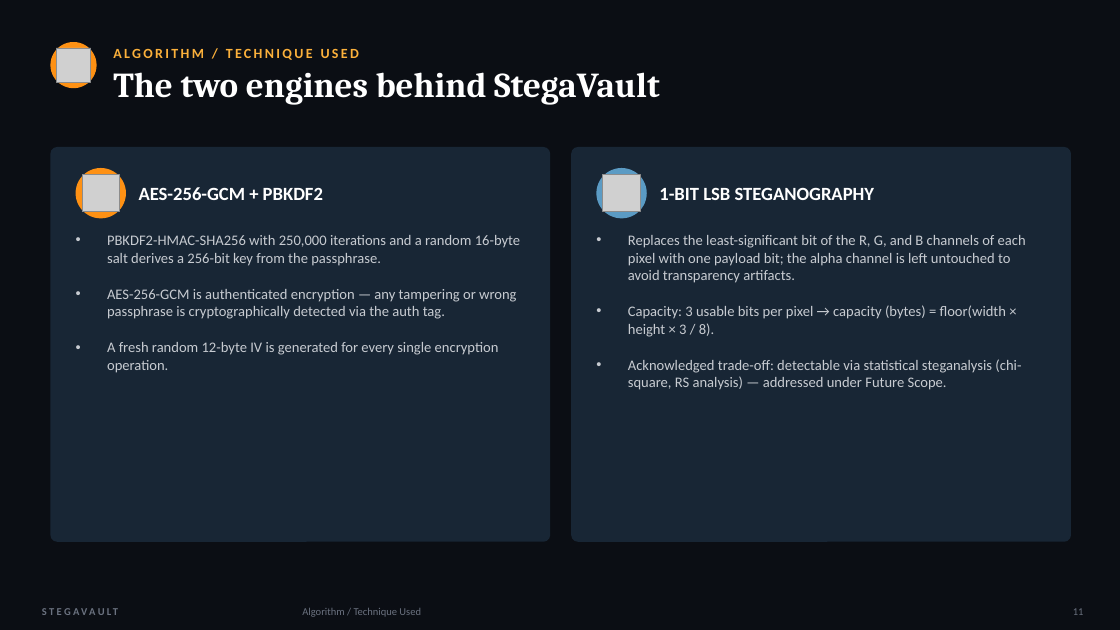
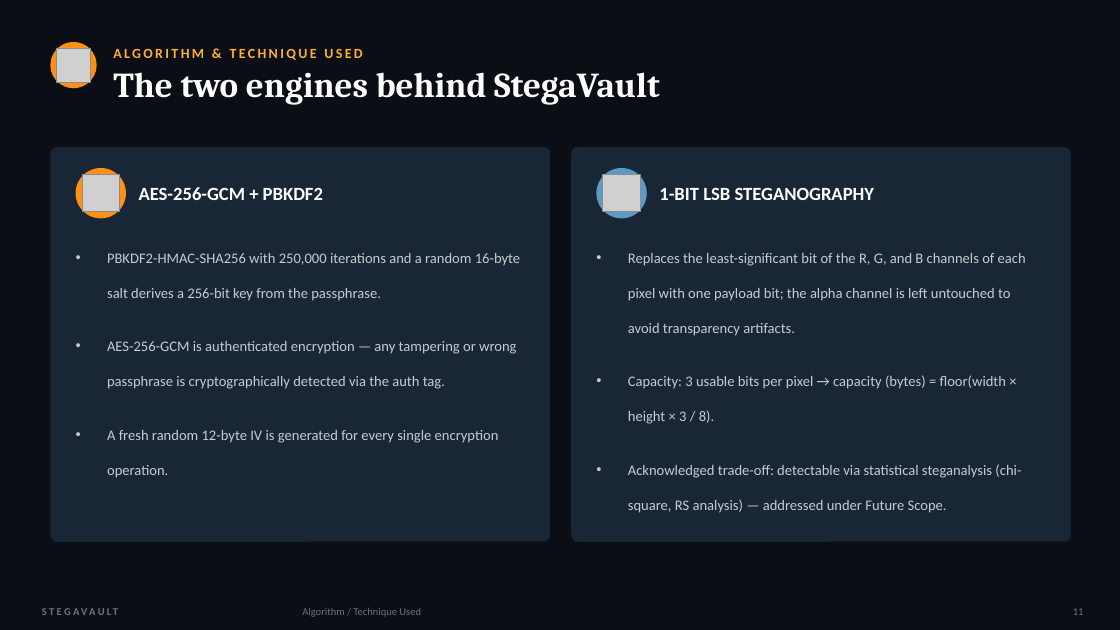
Before and after one commit to naveenk4250-code/stegavault, a slide deck: slide 12 of StegaVault_Presentation.pptx. Drawn at 1120x630 pixels with LibreOffice and Linux fonts; fonts in the diff are those of the drawing; grey boxes stand for pictures. Boxes give left, top, right and bottom in pixels: in the first picture for what was removed or moved away, otherwise in the second. Text is boxed around its words. In the diff, an @@ line names an element or a change of style, - is before the commit and + after.

```diff
--- a/StegaVault_Presentation.pptx
+++ b/StegaVault_Presentation.pptx
@@ text at [113, 49, 362, 60]: text changed @@
-ALGORITHM / TECHNIQUE USED
+ALGORITHM & TECHNIQUE USED
@@ text "PBKDF2-HMAC-SHA256 with 250,000 iterations and ..." at [107, 253, 520, 478]: line spacing 1 to 2 @@
@@ text "Replaces the least-significant bit of ..." at [628, 253, 1026, 513]: line spacing 1 to 2 @@
```
Also in this commit, not shown: 10 other slides changed, 6 slides added, 5 slides removed, 24 other files.
